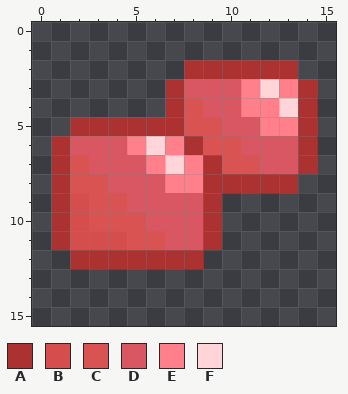
File history of a pixel-art file, art/blood_topaz.aseprite. That is the earlier state.
16x16 pixels, 1 frame.
Palette (. is transparent): A #ac3232  B #d54d4d  C #da5353  D #d95763  E #ff808b  F #ffd5d9
Pixels before, first column x 1:
 2 .......AAAAAA.
 3 ......ADDDEFEA
 4 ......ACDDEEFA
 5 .AAAAAACCDDEEA
 6 ADDDEFEACCDDDA
 7 ACDDDEFEACCDDA
 8 ACCDDDEEAAAAA.
 9 ABCCDDDDA.....
10 ABCCCDDDA.....
11 ABBBCCDDA.....
12 .AAAAAAA......
The same view after the edit:
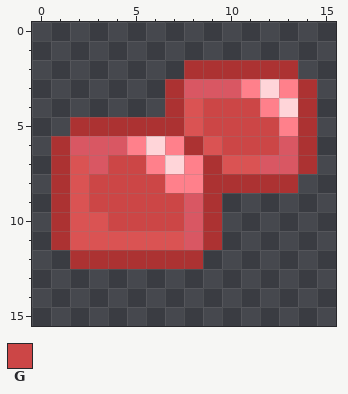
Colours new in this view: G #cc4646
Diff:
y 4: x 9..11 DDE -> GGG
y 5: x 9..12 CDDE -> GGGG
y 6: x 10..12 CDD -> GGG
y 7: x 4..5 DD -> GG
y 8: x 3..6 CDDD -> GGGG
y 9: x 2..7 BCCDDD -> CGGGGG
y 10: x 2 B -> C; x 4..7 CCDD -> GGGG
y 11: x 2..4 BBB -> CCC; x 7 D -> C
Pixel boxes of the changes (left, top, right, bottom) in both pictures:
changed: (70, 98, 279, 250)
